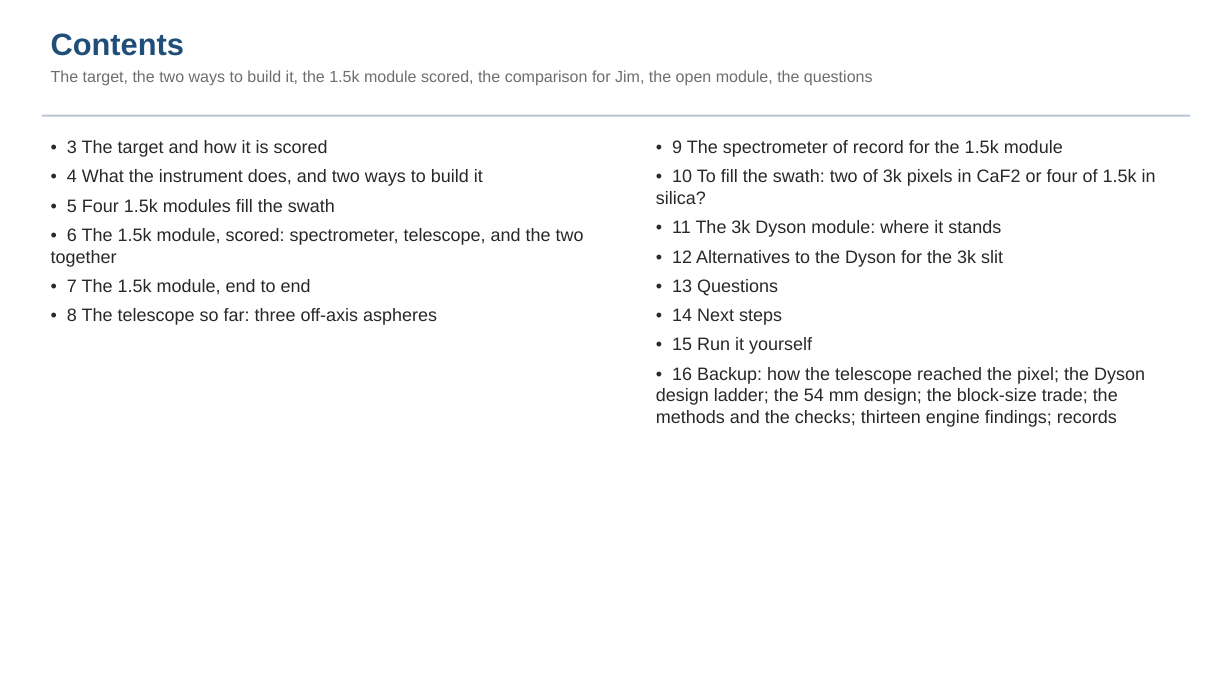
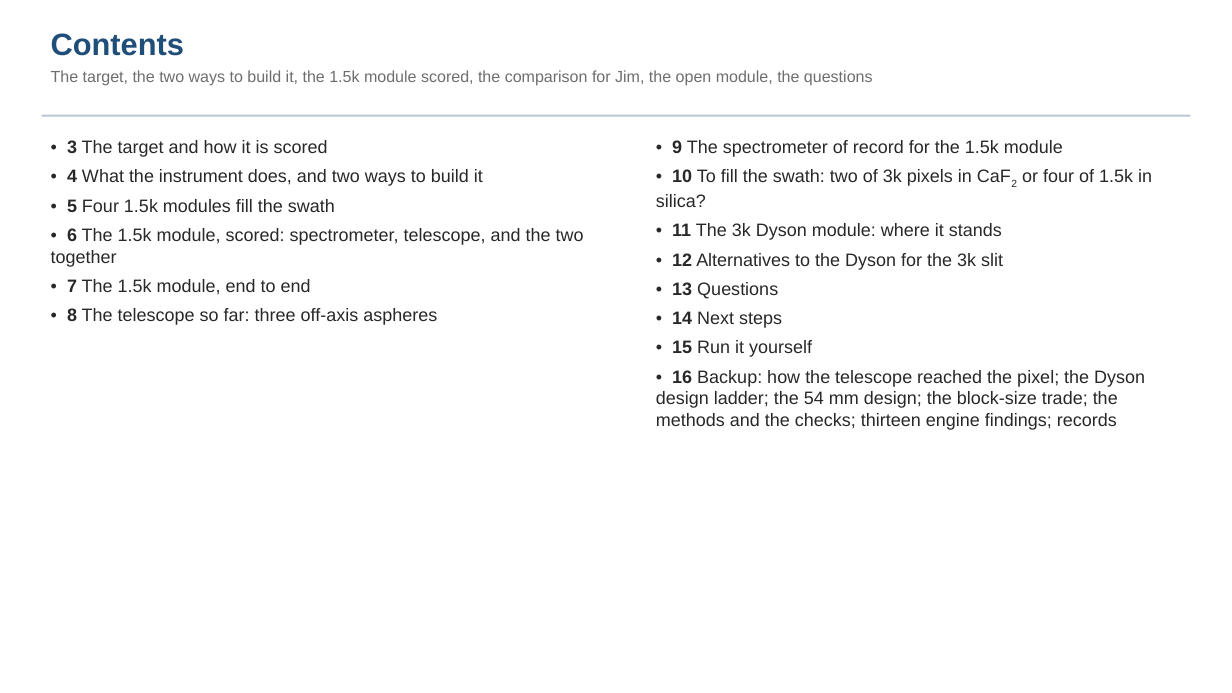
Before and after one commit to nasa-jpl/macos, a slide deck: slide 2 of demo_session/deck_dyson_record.pptx. Drawn at 1232x693 pixels with LibreOffice and Linux fonts; fonts in the diff are those of the drawing. Boxes give left, top, right and bottom in pixels: in the first picture for what was removed or moved away, otherwise in the second. Text is boxed around its words. In the diff, an @@ line names an element or a change of style, - is before the commit and + after.

```diff
--- a/demo_session/deck_dyson_record.pptx
+++ b/demo_session/deck_dyson_record.pptx
@@ text "• 3 The target and ..." at (51,140,584,325): bold on in "3", "4", "5", "6" and 2 more places @@
@@ text "• 9 The spectrometer of ..." at (656,140,1152,430): bold on in "9", "10", "11", "12" and 4 more places; now subscript in "CaF2" @@
```
Also in this commit, not shown: 14 other slides changed, 2 other files.
